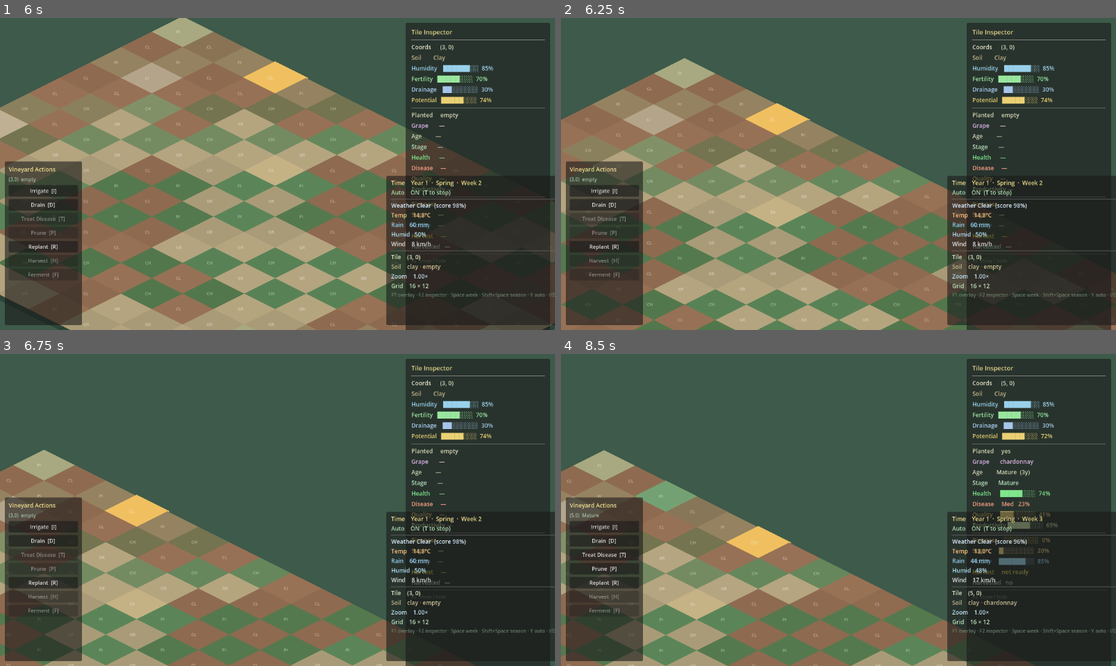
Above: before the commit, frames 1-4 (two rows, left to right).
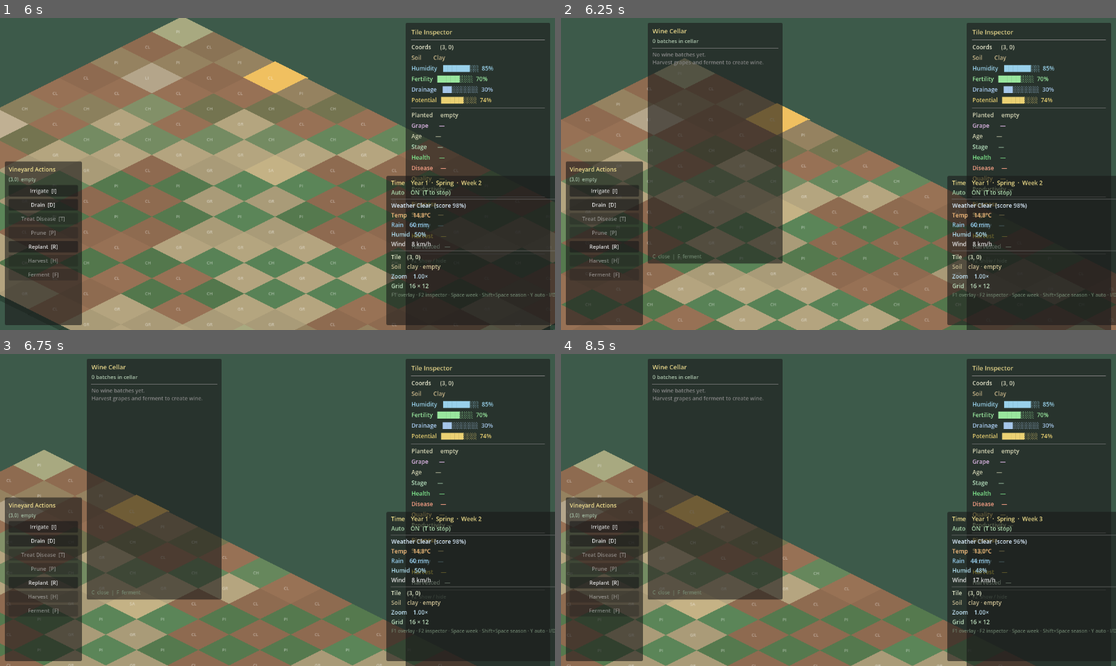
Above: after the commit, the same moments.

Repository: blayres/winery-simulator
Game: Godot game, scene res://scenes/world/World.tscn
Same seed, same stepped clock (60 frames per second), same inputs: the game is played once before the commit and once after it. The project has no main scene, so this scene is started directly.
Inputs (mouse positions are in pixels of both pictures, inside the frame that each line leads up to):
- Up to frame 1 (6 s): tap Enter at 0.5 s; drag from (338, 21) to (432, 64) at 0.52 s; click "Irrigate [I]" at 1.25 s; click "Drain [D]" at 2 s; click "Replant [R]" at 2.75 s; click "Treat Disease [T]" at 3.5 s; click "Prune [P]" at 4.25 s; tap Space at 5 s; drag from (310, 27) to (399, 74) at 5.02 s; move the mouse to (244, 18) at 5.77 s; hold Right (ui_right) from 5.78 s (still down); tap Y at 5.85 s; click (244, 18) at 5.92 s
- Up to frame 2 (6.25 s): keep holding Right (ui_right); tap C at 6.05 s
- Up to frame 3 (6.75 s): release Right (ui_right) at 6.5 s; drag from (61, 450) to (188, 513) at 6.52 s
- Up to frame 4 (8.5 s): tap Enter at 7.25 s; drag from (666, 497) to (821, 572) at 7.27 s; drag from (760, 541) to (666, 497) at 8.02 s

Frame 1 is identical in both runs. In frame 2, 19% of the frame differs, in the area x 15-40%, y 1-79%; in frame 3, 19%; in frame 4, 20%, in the area x 1-90%, y 1-81%.

Commit message:
feat: wine cellar inventory panel

Diff:
--- /dev/null
+++ b/scenes/ui/WineCellarPanel.gd
@@ -0,0 +1,137 @@
+## WineCellarPanel.gd
+## Attached to: scenes/ui/WineCellarPanel.tscn
+##
+## TEMPORARY DEVELOPER UI — not the final production cellar screen.
+## Shows all WineBatch objects currently in FermentationManager inventory.
+## Replace with the proper cellar UI when the game HUD is built.
+##
+## Usage:
+##   C  → toggle panel visibility
+##   Panel auto-refreshes whenever a new WineBatch is created.
+##
+## Layout rule:
+##   RootPanel is a direct child of a CanvasLayer — use position/size, not anchors.
+
+class_name WineCellarPanel
+extends CanvasLayer
+
+# ─── Panel geometry ───────────────────────────────────────────────────────────
+const PANEL_W: float = 280.0
+const PANEL_H: float = 500.0
+const MARGIN:  float = 10.0
+
+# ─── Child nodes ──────────────────────────────────────────────────────────────
+@onready var _root_panel: PanelContainer = $RootPanel
+@onready var _lbl_header: Label          = $RootPanel/Margin/VBox/Header
+@onready var _lbl_count:  Label          = $RootPanel/Margin/VBox/CountLabel
+@onready var _scroll:     ScrollContainer = $RootPanel/Margin/VBox/Scroll
+@onready var _list:       RichTextLabel  = $RootPanel/Margin/VBox/Scroll/BatchList
+@onready var _lbl_hint:   Label          = $RootPanel/Margin/VBox/HintLabel
+
+# ─── Lifecycle ────────────────────────────────────────────────────────────────
+func _ready() -> void:
+	get_viewport().size_changed.connect(_place_panel)
+	_place_panel.call_deferred()
+
+	# Listen for new batches — refresh automatically.
+	FermentationManager.batches_changed.connect(_on_batches_changed)
+	FermentationManager.fermentation_completed.connect(_on_fermentation_completed)
+
+	_root_panel.visible = false
+	_refresh()
+
+
+func _place_panel() -> void:
+	var vp: Vector2 = get_viewport().get_visible_rect().size
+	if vp.x < 100.0:
+		vp = Vector2(1280.0, 720.0)
+	# Left side, just right of the actions panel (actions panel is 160px wide).
+	_root_panel.position = Vector2(180.0, MARGIN)
+	_root_panel.size     = Vector2(PANEL_W, minf(PANEL_H, vp.y - MARGIN * 2.0))
+
+
+# ─── Public API ───────────────────────────────────────────────────────────────
+
+func toggle() -> void:
+	_root_panel.visible = not _root_panel.visible
+	if _root_panel.visible:
+		_refresh()
+
+
+func show_panel() -> void:
+	_root_panel.visible = true
+	_refresh()
+
+
+func hide_panel() -> void:
+	_root_panel.visible = false
+
+
+# ─── Private — signal handlers ────────────────────────────────────────────────
+
+func _on_batches_changed(_total: int) -> void:
+	if _root_panel.visible:
+		_refresh()
+
+
+func _on_fermentation_completed(_batch: WineBatch) -> void:
+	if _root_panel.visible:
+		_refresh()
+
+
+# ─── Private — display ────────────────────────────────────────────────────────
+
+func _refresh() -> void:
+	var batches: Array = FermentationManager.get_all_batches()
+	var count: int     = batches.size()
+
+	_lbl_header.text = "Wine Cellar"
+	_lbl_count.text  = "%d batch%s in cellar" % [count, "es" if count != 1 else ""]
+
+	if count == 0:
+		_list.text = "[color=#888888]No wine batches yet.\nHarvest grapes and ferment to create wine.[/color]"
+		_lbl_hint.text = "C  close  |  F  ferment"
+		return
+
+	# Build the batch list as BBCode for colour-coded display.
+	var lines: PackedStringArray = PackedStringArray()
+	for i: int in batches.size():
+		if not batches[i] is WineBatch:
+			continue
+		var b: WineBatch = batches[i]
+		var abv: float   = 8.0 + b.alcohol_potential * 8.0
+		var tier_color: String = _quality_color(b.wine_quality)
+
+		lines.append("[color=#c8a840]── Batch #%d ──[/color]" % b.batch_id)
+		lines.append("[color=%s]%s  (%s)[/color]" % [tier_color, b.wine_name, b.quality_label()])
+		lines.append("  Year %d  ·  %s" % [b.vintage_year, b.method_label()])
+		lines.append("  Quality   [color=%s]%.0f%%[/color]" % [tier_color, b.wine_quality * 100.0])
+		lines.append("  Alcohol   %.1f%% ABV" % abv)
+		lines.append("  Freshness %.0f%%  Body %.0f%%" % [b.freshness * 100.0, b.body * 100.0])
+		lines.append("  Complexity %.0f%%  Oak %.0f%%" % [b.complexity * 100.0, b.oak_influence * 100.0])
+		lines.append("  Bottles   %d est." % b.bottles_estimated)
+		if i < batches.size() - 1:
+			lines.append("")   # blank line between batches
+
+	_list.text = "\n".join(lines)
+	_lbl_hint.text = "C  close  |  F  ferment"
+
+
+func _quality_color(quality: float) -> String:
+	if quality >= 0.85:
+		return "#f0d060"   # gold — exceptional
+	elif quality >= 0.70:
+		return "#80d080"   # green — good
+	elif quality >= 0.50:
+		return "#c0c0c0"   # silver — average
+	else:
+		return "#c06060"   # red — poor
+
+
+# ─── Input ────────────────────────────────────────────────────────────────────
+func _unhandled_input(event: InputEvent) -> void:
+	if event is InputEventKey:
+		var k: InputEventKey = event
+		if k.pressed and k.keycode == KEY_C:
+			toggle()
+			get_viewport().set_input_as_handled()
--- /dev/null
+++ b/scenes/ui/WineCellarPanel.tscn
@@ -0,0 +1,60 @@
+[gd_scene load_steps=2 format=3]
+
+[ext_resource type="Script" path="res://scenes/ui/WineCellarPanel.gd" id="1"]
+
+[node name="WineCellarPanel" type="CanvasLayer"]
+layer = 88
+script = ExtResource("1")
+
+[node name="RootPanel" type="PanelContainer" parent="."]
+position = Vector2(180, 10)
+size = Vector2(280, 500)
+visible = false
+
+[node name="Margin" type="MarginContainer" parent="RootPanel"]
+layout_mode = 1
+anchors_preset = 15
+anchor_right = 1.0
+anchor_bottom = 1.0
+theme_override_constants/margin_left = 10
+theme_override_constants/margin_right = 10
+theme_override_constants/margin_top = 8
+theme_override_constants/margin_bottom = 8
+
+[node name="VBox" type="VBoxContainer" parent="RootPanel/Margin"]
+layout_mode = 2
+theme_override_constants/separation = 4
+
+[node name="Header" type="Label" parent="RootPanel/Margin/VBox"]
+layout_mode = 2
+theme_override_colors/font_color = Color(0.92, 0.85, 0.55, 1)
+theme_override_font_sizes/font_size = 13
+text = "Wine Cellar"
+
+[node name="CountLabel" type="Label" parent="RootPanel/Margin/VBox"]
+layout_mode = 2
+theme_override_colors/font_color = Color(0.70, 0.80, 0.70, 1)
+theme_override_font_sizes/font_size = 11
+text = "0 batches in cellar"
+
+[node name="HSep" type="HSeparator" parent="RootPanel/Margin/VBox"]
+layout_mode = 2
+
+[node name="Scroll" type="ScrollContainer" parent="RootPanel/Margin/VBox"]
+layout_mode = 2
+size_flags_vertical = 3
+
+[node name="BatchList" type="RichTextLabel" parent="RootPanel/Margin/VBox/Scroll"]
+layout_mode = 2
+size_flags_horizontal = 3
+size_flags_vertical = 3
+bbcode_enabled = true
+fit_content = true
+theme_override_font_sizes/normal_font_size = 11
+text = "[color=#888888]No wine batches yet.[/color]"
+
+[node name="HintLabel" type="Label" parent="RootPanel/Margin/VBox"]
+layout_mode = 2
+theme_override_colors/font_color = Color(0.50, 0.60, 0.50, 0.75)
+theme_override_font_sizes/font_size = 10
+text = "C  close  |  F  ferment"
--- a/scenes/world/World.gd
+++ b/scenes/world/World.gd
@@ -31,6 +31,7 @@
 @onready var _debug:     DebugOverlay       = $WorldUI/DebugOverlay
 @onready var _inspector: TileInspectorPanel = $TileInspectorPanel
 @onready var _actions:   VineyardActionsPanel = $VineyardActionsPanel
+@onready var _cellar:    WineCellarPanel    = $WineCellarPanel
 
 # ─── Lifecycle ────────────────────────────────────────────────────────────────
 func _ready() -> void:
@@ -147,6 +148,7 @@
 ##
 ## Global hotkeys (no tile required):
 ##   F  → Ferment most recent grape lot (stainless steel)
+##   C  → Toggle Wine Cellar panel
 
 # Flash colors per action — defined here so they're easy to tune.
 const FLASH_IRRIGATE: Color = Color(0.40, 0.70, 1.00, 1.0)   # blue
@@ -223,6 +225,11 @@
 		print("Ferment: %s" % result)
 		get_viewport().set_input_as_handled()
 
+	# ── Wine Cellar toggle ────────────────────────────────────────────────
+	if k.keycode == KEY_C:
+		_cellar.toggle()
+		get_viewport().set_input_as_handled()
+
 
 func _flash_tile(tile: VineyardTile, color: Color) -> void:
 	tile.flash_action(color)
@@ -248,6 +255,9 @@
 		ok = false
 	if _actions == null:
 		push_error("World: $VineyardActionsPanel is null — VineyardActionsPanel.tscn may have failed to load.")
+		ok = false
+	if _cellar == null:
+		push_error("World: $WineCellarPanel is null — WineCellarPanel.tscn may have failed to load.")
 		ok = false
 	return ok
 
--- a/scenes/world/World.tscn
+++ b/scenes/world/World.tscn
@@ -6,6 +6,7 @@
 [ext_resource type="PackedScene" path="res://scenes/ui/DebugOverlay.tscn" id="4"]
 [ext_resource type="PackedScene" path="res://scenes/ui/TileInspectorPanel.tscn" id="5"]
 [ext_resource type="PackedScene" path="res://scenes/ui/VineyardActionsPanel.tscn" id="6"]
+[ext_resource type="PackedScene" path="res://scenes/ui/WineCellarPanel.tscn" id="7"]
 
 [node name="World" type="Node2D"]
 script = ExtResource("1")
@@ -24,3 +25,5 @@
 [node name="TileInspectorPanel" parent="." instance=ExtResource("5")]
 
 [node name="VineyardActionsPanel" parent="." instance=ExtResource("6")]
+
+[node name="WineCellarPanel" parent="." instance=ExtResource("7")]
Not shown, added: scenes/ui/WineCellarPanel.gd.uid
Not shown: 1 places in scenes/world/World.tscn that only renumber resources
